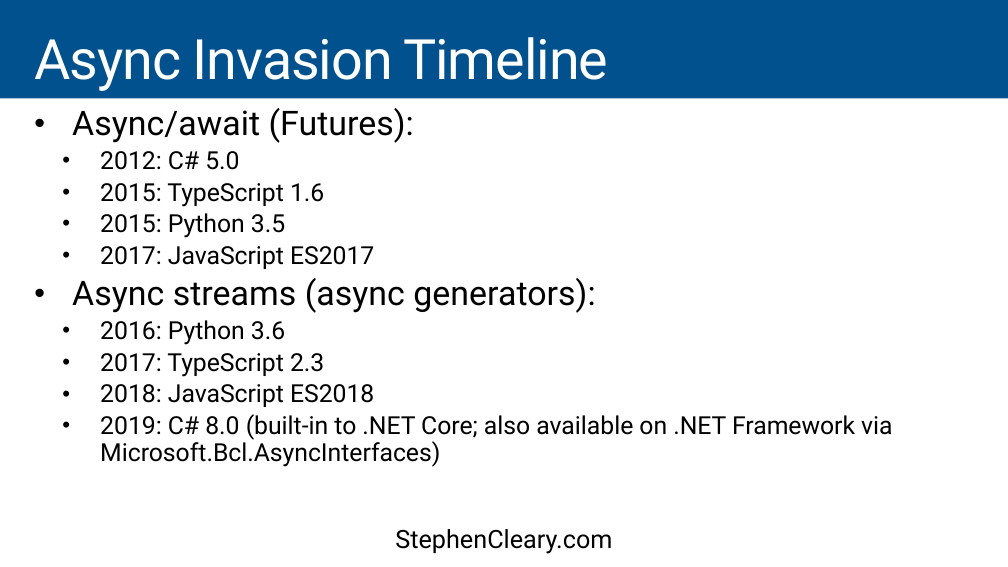
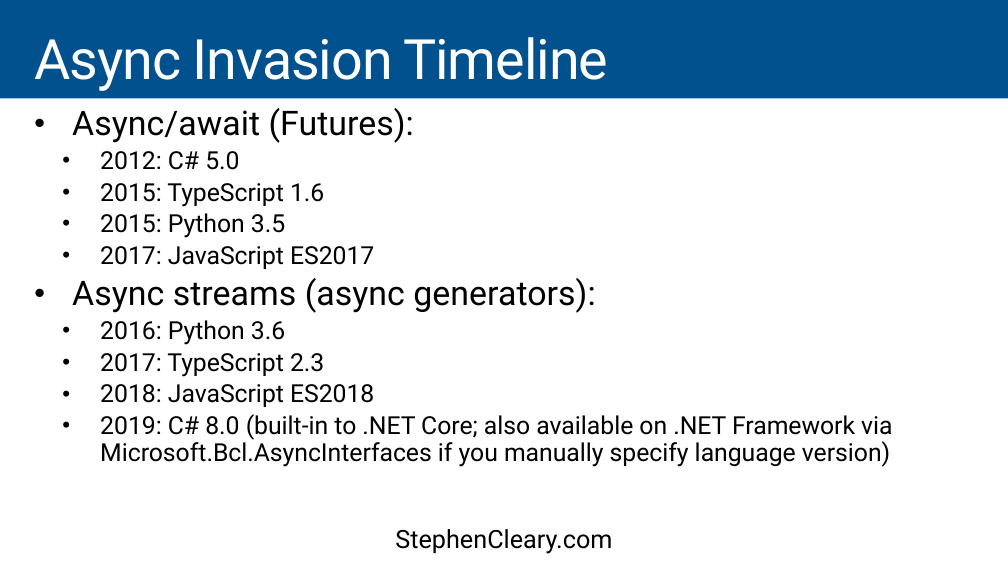
Before and after one commit to StephenCleary/Presentations, a slide deck: slide 5 of Async Streams/Async Streams - 16.9.pptx. Drawn at 1008x567 pixels with LibreOffice and Linux fonts; fonts in the diff are those of the drawing. Boxes give left, top, right and bottom in pixels: in the first picture for what was removed or moved away, otherwise in the second. Text is boxed around its words. In the diff, an @@ line names an element or a change of style, - is before the commit and + after.

```diff
--- a/Async Streams/Async Streams - 16.9.pptx
+++ b/Async Streams/Async Streams - 16.9.pptx
@@ text at bbox=[100, 414, 892, 467]: text changed @@
-  • 2019: C# 8.0 (built-in to .NET Core; also available on .NET Framework via Microsoft.Bcl.AsyncInterfaces)
+  • 2019: C# 8.0 (built-in to .NET Core; also available on .NET Framework via Microsoft.Bcl.AsyncInterfaces if you manually specify language version)
```
Also in this commit, not shown: 1 other slide changed, 1 slide added, 1 other file.
